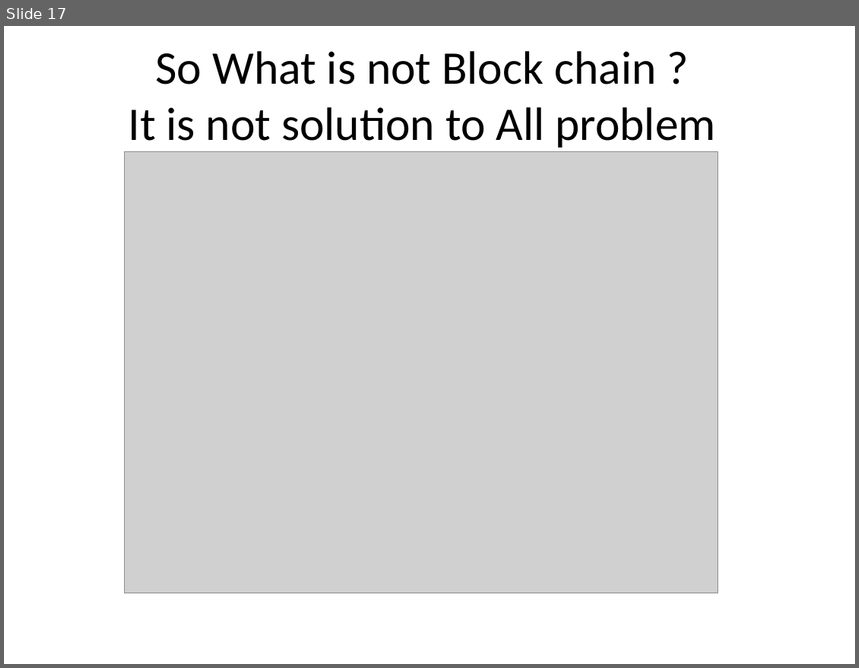
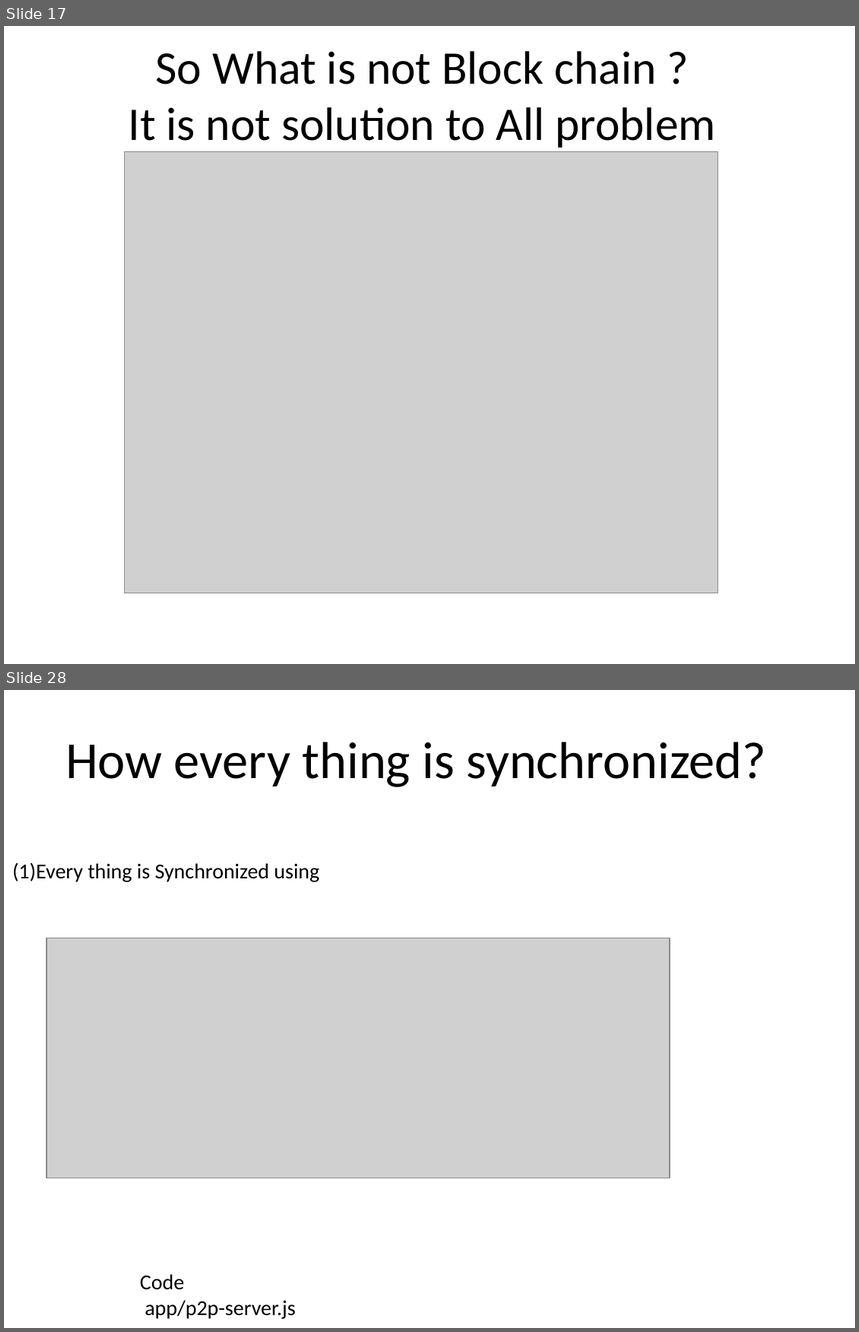
Before and after one commit to AvinashTiwari/BlockChain, a slide deck: sf-chain/BlockChainPresentation.pptx. Shown one above the other, each under a label of ours: slide 17 before the commit, slides 17 and 28 after it; the slides between them are not shown. The pictures are 859x668 and 859x1332 pixels, drawn with LibreOffice and Linux fonts; fonts in the diff are those of the drawing; grey boxes stand for pictures. Boxes give left, top, right and bottom in pixels: in the first picture for what was removed or moved away, otherwise in the second. Text is boxed around its words. In the diff, an @@ line names an element or a change of style, - is before the commit and + after.

```diff
--- a/sf-chain/BlockChainPresentation.pptx
+++ b/sf-chain/BlockChainPresentation.pptx
@@ slide 28 added at <box>4,690,855,1328</box>, background #FFFFFF @@
@@ title added at <box>66,742,767,787</box>, 44 pt, text #000000 @@
+How every thing is synchronized?
@@ text added at <box>12,863,319,882</box>, 18 pt, text #000000 @@
+(1)Every thing is Synchronized using
@@ picture added at <box>47,939,670,1179</box> @@
@@ text added at <box>140,1274,295,1319</box>, 18 pt, text #000000 @@
+Code
+app/p2p-server.js
```
Also in this commit, not shown: 1 slide changed, 22 other slides added.
